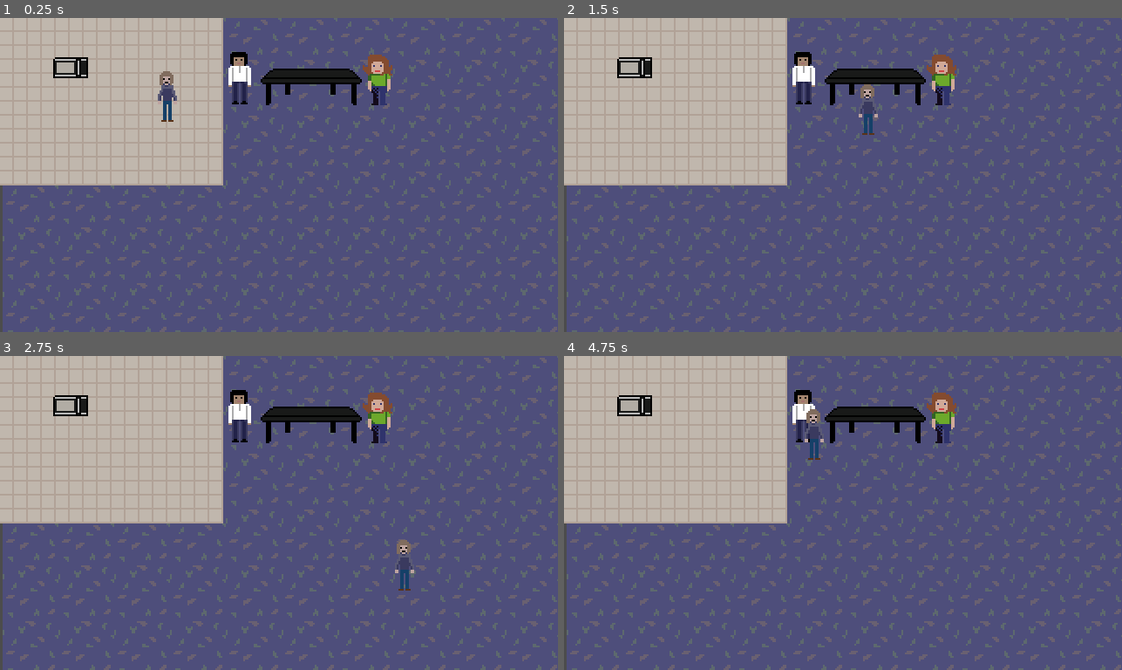
Above: before the commit, frames 1-4 (two rows, left to right).
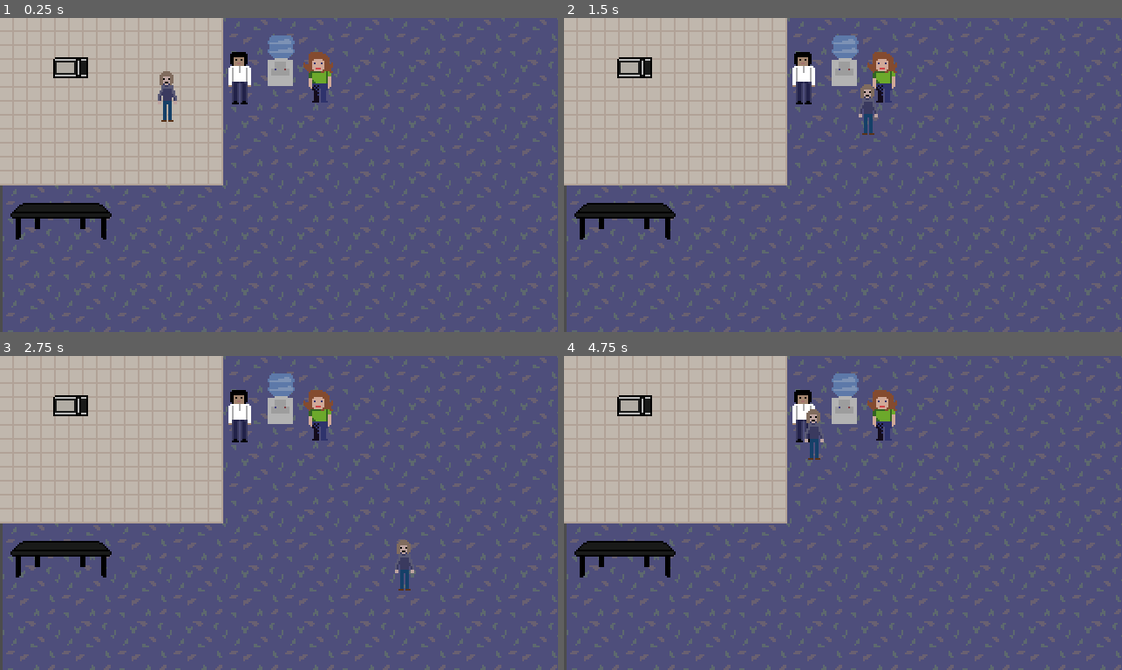
Above: after the commit, the same moments.

Repository: ayampol/inkjam2020
Game: Godot game, scene res://World.tscn
Two runs of this game, one before a commit and one after it. Both use one fixed random seed, a clock stepped at 60 frames per second and the inputs below.
Inputs:
- Up to frame 1 (0.25 s): no input
- Up to frame 2 (1.5 s): tap Enter at 0.5 s; hold Right (ui_right) 0.53-1.28 s; hold Down (ui_down) from 1.28 s (still down)
- Up to frame 3 (2.75 s): release Down (ui_down) at 2.03 s; hold Right (ui_right) from 2.03 s (still down)
- Up to frame 4 (4.75 s): release Right (ui_right) at 2.78 s; hold Up (ui_up) 2.78-3.53 s; hold Left (ui_left) from 3.53 s (still down)

The runs differ from the first frame. In frame 1, 3.4% of the frame differs, in the area x 1-71%, y 5-71%; in frame 2, 3.4%; in frame 3, 3.4%; in frame 4, 3.4%.

Commit message:
Added a watercooler
It's a little lumpy but we'll manage

Diff:
--- a/World.tscn
+++ b/World.tscn
@@ -9,8 +9,9 @@
 [ext_resource path="res://Player.gd" type="Script" id=7]
 [ext_resource path="res://becky.png" type="Texture" id=8]
 [ext_resource path="res://ted.png" type="Texture" id=9]
+[ext_resource path="res://watercooler.png" type="Texture" id=10]
 
-[sub_resource type="TileSet" id=5]
+[sub_resource type="TileSet" id=1]
 0/name = "uglytiles.png 0"
 0/texture = ExtResource( 3 )
 0/tex_offset = Vector2( 0, 0 )
@@ -71,14 +72,14 @@
 
 [node name="CollisionShape2D" type="CollisionShape2D" parent="YSort/Player"]
 position = Vector2( 0.0735855, 3.33109 )
-shape = SubResource( 6 )
+shape = SubResource( 2 )
 
 [node name="microwave" type="Sprite" parent="YSort"]
 position = Vector2( 37.2852, 37.2642 )
 texture = ExtResource( 5 )
 
 [node name="atable" type="Sprite" parent="YSort"]
-position = Vector2( 178.41, 35.9168 )
+position = Vector2( 34.91, 113.167 )
 texture = ExtResource( 2 )
 
 [node name="ted" type="Sprite" parent="YSort"]
@@ -86,5 +87,9 @@
 texture = ExtResource( 9 )
 
 [node name="becky" type="Sprite" parent="YSort"]
-position = Vector2( 217.153, 34.9718 )
+position = Vector2( 183.153, 33.7218 )
 texture = ExtResource( 8 )
+
+[node name="watercooler" type="Sprite" parent="."]
+position = Vector2( 160.75, 24 )
+texture = ExtResource( 10 )
Not shown: 3 places in World.tscn that only renumber resources
Binary file added: watercooler.png
Not shown, added: watercooler.png.import
